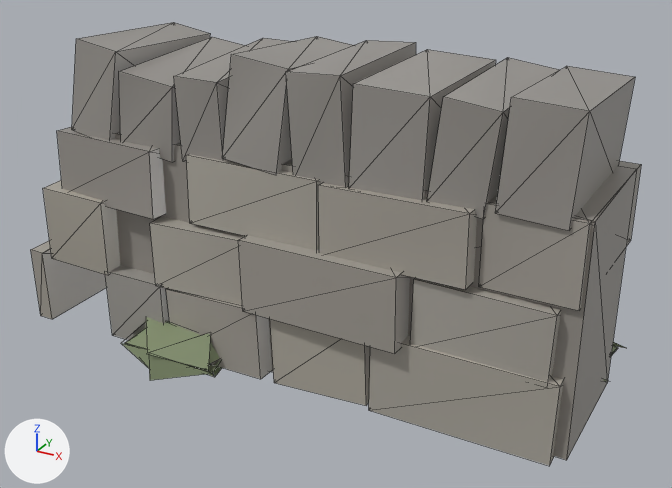
The glTF model public/assets/models/stone-wall.glb, before and after one commit.
One viewpoint serves both versions: a camera (50 mm lens) standing at (0.787, -1.48, 0.978) and looking at (-0.031, 0.006, 0.235). Lighting does not change. The marker at lower left points along +X, +Y and +Z. The picture after the commit comes second. Mesh edges are drawn as thin lines. Vertices at exactly the same position are counted once.

The older version as bpy lines, for what is in view:
```python
me_mesh_0 = bpy.data.meshes.new('Mesh_0')
me_mesh_0.from_pydata(...)  # 296 vertices, 304 faces; spans x -1.0..1.0, y -0.47..0.47, z -0.55..0.55
# faces by material slot: [264, 40]
me_mesh_0.materials.append(mat_olw_paint)
me_mesh_0.materials.append(mat_olw_foliage)
ob_stone_wall = bpy.data.objects.new('stone-wall', me_mesh_0)
ob_stone_wall.location = (-0.082, 0.009, 0.297)
ob_stone_wall.scale = (0.595, 0.595, 0.595)
```
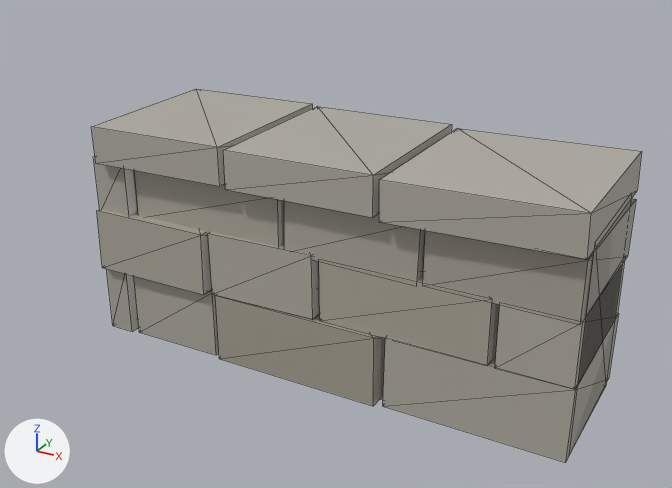
Changed parts and their boxes [x1, y1, x2, y2] in the pictures (672 x 488 px; the box of a moved part takes in the faces that stretch with it):
'stone-wall', reshaped, moved, rescaled (10% narrower, 16% shorter)
    before: [31, 22, 641, 466]
    after: [91, 89, 642, 462]
part 1 of me_mesh_0, added
    after: [133, 170, 631, 455]
part 2 of me_mesh_0, moved or reshaped
    before: [410, 278, 561, 382]
    after: [383, 313, 619, 462]
part 3 of me_mesh_0, moved or reshaped
    before: [186, 154, 319, 250]
    after: [215, 295, 381, 406]
part 4 of me_mesh_0, added
    after: [134, 276, 219, 355]
part 5 of me_mesh_0, moved or reshaped
    before: [31, 240, 106, 319]
    after: [107, 269, 139, 331]
part 6 of me_mesh_0, added
    after: [495, 261, 625, 389]
part 7 of me_mesh_0, moved or reshaped
    before: [238, 235, 410, 354]
    after: [319, 262, 496, 365]
part 8 of me_mesh_0, moved or reshaped
    before: [115, 132, 637, 460]
    after: [208, 232, 318, 319]
part 9 of me_mesh_0, moved or reshaped
    before: [43, 180, 120, 275]
    after: [97, 209, 212, 295]
part 10 of me_mesh_0, moved or reshaped
    before: [479, 161, 641, 311]
    after: [423, 199, 636, 325]
part 11 of me_mesh_0, added
    after: [135, 171, 282, 247]
part 12 of me_mesh_0, moved or reshaped
    before: [105, 265, 170, 340]
    after: [94, 157, 137, 216]
part 13 of me_mesh_0, deleted
    before: [57, 22, 635, 466]
part 14 of me_mesh_0, added
    after: [91, 89, 642, 281]

The edits, one by one:
me_mesh_0 is used by ob_stone_wall; location (-0.082, 0.009, 0.297); scale (0.595, 0.595, 0.595).
me_mesh_0 had 296 vertices, 304 faces and spanned x -1.0..1.0, y -0.47..0.47, z -0.55..0.55.
me_mesh_0 now has 128 vertices, 192 faces and spans x -1.0..1.0, y -0.34..0.34, z -0.46..0.46.
me_mesh_0 part 1: a new loose piece, a box spanning x -0.99..0.99, y -0.25..0.25, z -0.46..0.34, in mat_olw_paint.
me_mesh_0 part 2: the loose piece of 8 vertices spanning x 0.49..0.92, y -0.29..0.29, z -0.26..-0.01 is scaled about its middle by (1.64, 1.05, 1.26), then moved by (-0.05, 0.01, -0.18).
me_mesh_0 part 3: the loose piece of 8 vertices spanning x -0.3..0.18, y -0.28..0.25, z -0.02..0.22 is scaled about its middle by (1.48, 1.11, 1.24), then moved by (-0.01, 0.01, -0.42).
me_mesh_0 part 4: a new loose piece, a box spanning x -0.86..-0.46, y -0.28..0.31, z -0.46..-0.17, in mat_olw_paint.
me_mesh_0 part 5: the loose piece of 8 vertices spanning x -1.0..-0.94, y -0.33..0.3, z -0.5..-0.22 is scaled about its middle by (1.84, 0.895, 1.07), then moved by (0.03, 0.0, 0.05).
me_mesh_0 part 6: a new loose piece, a box spanning x 0.72..0.99, y -0.29..0.29, z -0.17..0.08, in mat_olw_paint.
me_mesh_0 part 7: the loose piece of 8 vertices spanning x -0.08..0.48, y -0.34..0.31, z -0.25..0.0 is scaled about its middle by (1.21, 0.9, 1.02), then moved by (0.16, 0.02, 0.08).
me_mesh_0 part 8: the loose piece of 8 vertices spanning x -0.7..0.98, y -0.25..0.22, z -0.5..0.24 is scaled about its middle by (0.273, 1.2, 0.35), then moved by (-0.36, 0.01, 0.09).
me_mesh_0 part 9: the loose piece of 8 vertices spanning x -0.91..-0.64, y -0.33..0.25, z -0.26..0.04 is scaled about its middle by (1.98, 1.08, 0.937), then moved by (0.04, 0.03, 0.07).
me_mesh_0 part 10: the loose piece of 8 vertices spanning x 0.68..0.98, y -0.27..0.28, z -0.01..0.24 is scaled about its middle by (1.92, 1.11, 0.901), then moved by (-0.11, 0.01, 0.07).
me_mesh_0 part 11: a new loose piece, a box spanning x -0.81..-0.14, y -0.27..0.29, z 0.07..0.29, in mat_olw_paint.
me_mesh_0 part 12: the loose piece of 8 vertices spanning x -0.67..-0.4, y -0.32..0.3, z -0.5..-0.24 is scaled about its middle by (0.617, 1.03, 0.954), then moved by (-0.38, 0.03, 0.56).
me_mesh_0 part 13: 54 loose pieces with 232 vertices, spanning x -0.84..1.0, y -0.47..0.47, z -0.55..0.55, are deleted.
Part 14, on me_mesh_0:
20 vertices are added at x -0.95..1.0, y -0.34..0.31, z 0.06..0.46.
12 new vertices lie (0.0, 0.68, 0.0) away from vertices in x -0.95..1.0, y -0.34, z 0.3..0.46.
48 new faces join them.
me_mesh_0 no longer uses material mat_olw_foliage.
Object 'stone-wall' (ob_stone_wall) moves from (-0.082, 0.009, 0.297) to (0.0, 0.0, 0.231).
Object 'stone-wall' (ob_stone_wall) is rescaled from (0.595, 0.595, 0.595) to (0.503, 0.503, 0.503).
